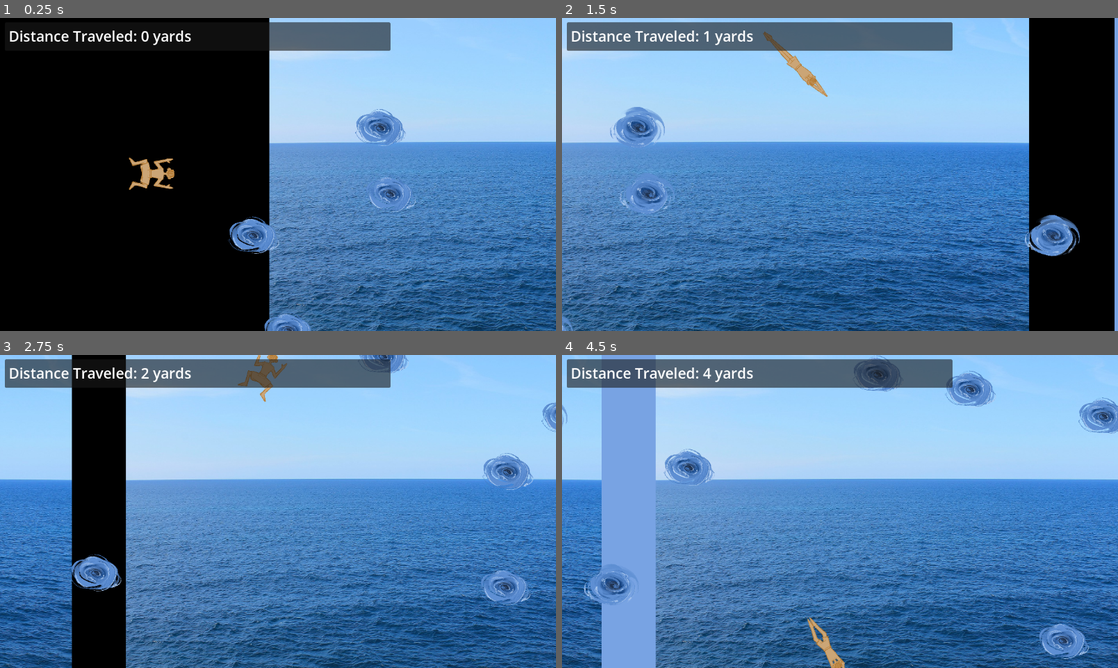
Above: before the commit, frames 1-4 (two rows, left to right).
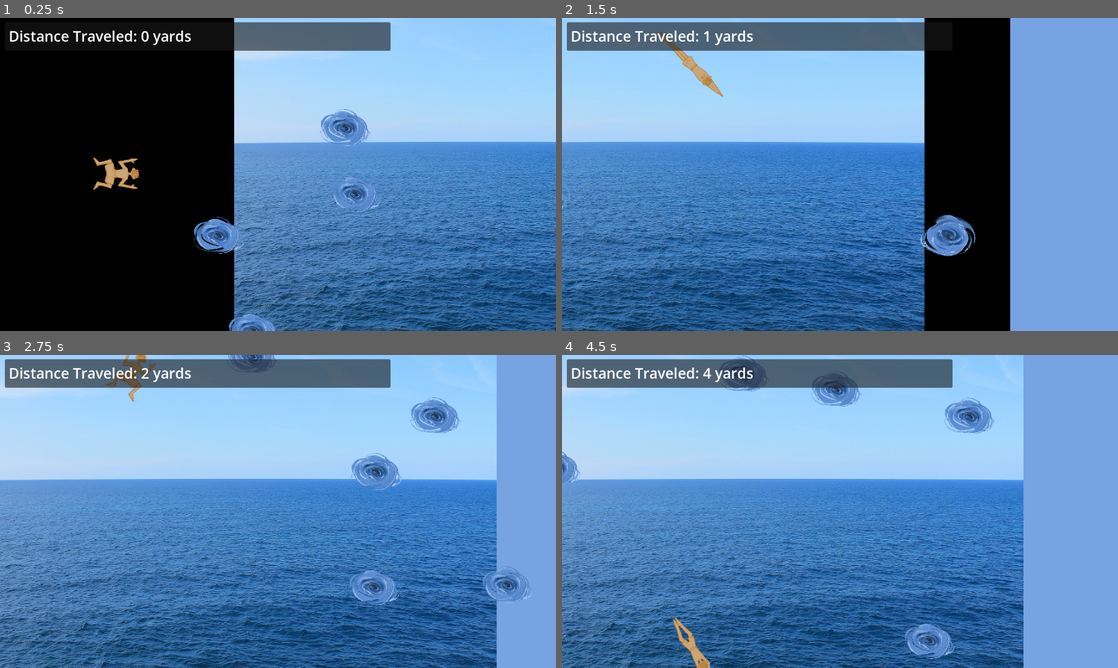
Above: after the commit, the same moments.

Repository: sophieTheProgrammer/microjam-island-61
Game: Godot game, scene res://scenes/game.tscn
Two runs of this game, one before a commit and one after it. Both use one fixed random seed, a clock stepped at 60 frames per second and the inputs below.
Inputs (mouse positions are in pixels of both pictures, inside the frame that each line leads up to):
- Up to frame 1 (0.25 s): no input
- Up to frame 2 (1.5 s): tap Enter (ui_accept) at 0.5, 0.77 s; move the mouse to (962, 158) at 0.52 s; hold Up (up) 0.53-1.28 s; click (962, 158) at 0.6 s; move the mouse to (728, 190) at 1.27 s; hold Down (down) from 1.28 s (still down); click (728, 190) at 1.35 s
- Up to frame 3 (2.75 s): tap Enter (ui_accept) at 1.52 s; move the mouse to (333, 442) at 2.02 s; release Down (down) at 2.03 s; hold Up (up) from 2.03 s (still down); click (333, 442) at 2.1 s
- Up to frame 4 (4.5 s): move the mouse to (812, 574) at 2.77 s; click (812, 574) at 2.85 s; tap Enter (ui_accept) at 3.02, 3.77 s; move the mouse to (1006, 558) at 3.52 s; release Up (up) at 3.53 s; hold Down (down) from 3.53 s (still down); click (1006, 558) at 3.6 s; move the mouse to (673, 464) at 4.27 s; click (673, 464) at 4.35 s

The runs differ from the first frame. In frame 1, 21% of the frame differs, in the area x 16-100%, y 0-100%; in frame 2, 53%, in the area x 0-100%, y 0-100%; in frame 3, 48%; in frame 4, 51%.

Commit message:
camera fix

Diff:
--- a/scenes/game.tscn
+++ b/scenes/game.tscn
@@ -31,12 +31,12 @@
 [node name="spawner" type="Node2D" parent="." unique_id=1173440994]
 script = ExtResource("2_yqjtg")
 
-[node name="player" parent="." unique_id=1710529082 instance=ExtResource("3_lnu2h")]
-position = Vector2(-819, -2)
-
-[node name="Camera2D" type="Camera2D" parent="player" unique_id=244447270]
-position = Vector2(300, 0)
+[node name="Camera2D" type="Camera2D" parent="." unique_id=244447270]
+position = Vector2(-619, -2)
 limit_top = 0
 limit_bottom = 0
 position_smoothing_enabled = true
 script = ExtResource("2_lbhrr")
+
+[node name="player" parent="." unique_id=1710529082 instance=ExtResource("3_lnu2h")]
+position = Vector2(-819, -2)
--- a/scripts/camera_2d.gd
+++ b/scripts/camera_2d.gd
@@ -9,4 +9,8 @@
 # Called every frame. 'delta' is the elapsed time since the previous frame.
 func _process(_delta: float) -> void:
 	position.y = 0
+
+	position.x = Global.player_node.position.x + 450
+
+
 	#position.x = Player.position.x
--- a/scripts/global.gd
+++ b/scripts/global.gd
@@ -7,7 +7,7 @@
 
 @onready var viewport = get_viewport().get_visible_rect().size
 #@onready var camera = get_tree().$player/Camera2D
-
+var player_node : CharacterBody2D
 
 func _process(_delta: float) -> void:
 	viewport = get_viewport().get_visible_rect().size
--- a/scripts/player.gd
+++ b/scripts/player.gd
@@ -7,7 +7,9 @@
 const buffer = 50
 var direction = 0
 func _ready() -> void:
+	Global.player_node = self
 	velocity.x = 0
+
 func _physics_process(delta: float) -> void:
 	direction = Input.get_axis("up", "down")
 	velocity.y = move_toward(velocity.y, SPEED * direction * y_multiplier, acceleration * y_multiplier)
